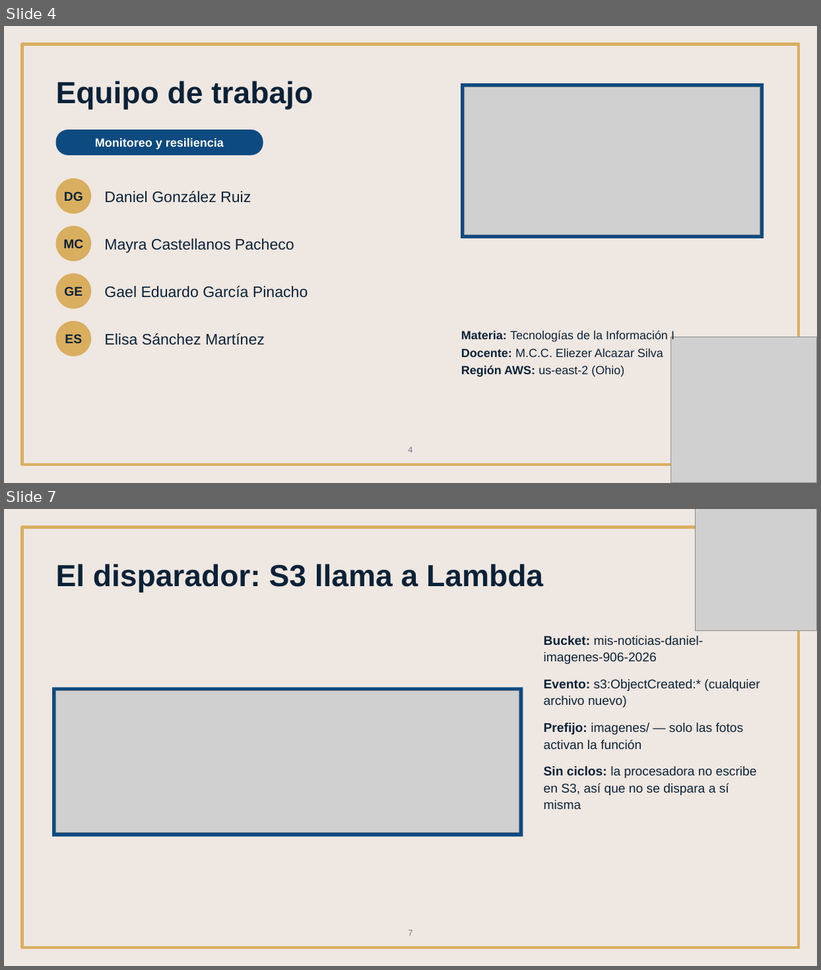
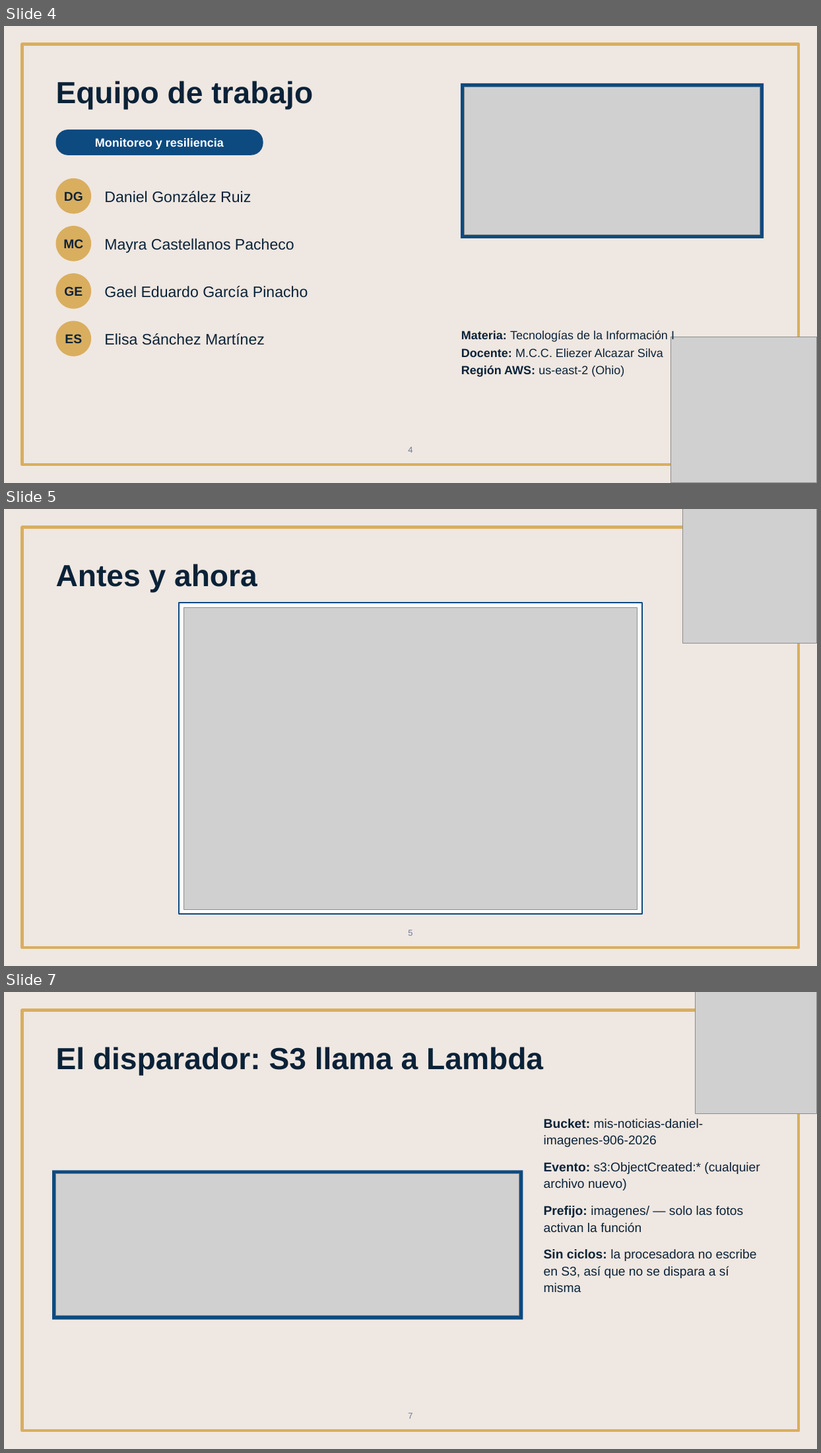
Before and after one commit to DannG04/GacetaUNSIS, a slide deck: entregables/01-Presentacion-Equipo3.pptx. Shown one above the other, each under a label of ours: slides 4 and 7 before the commit, slides 4, 5 and 7 after it; the slides between them are not shown. The pictures are 821x970 and 821x1453 pixels, drawn with LibreOffice and Linux fonts; fonts in the diff are those of the drawing; grey boxes stand for pictures. Boxes give left, top, right and bottom in pixels: in the first picture for what was removed or moved away, otherwise in the second. Text is boxed around its words. In the diff, an @@ line names an element or a change of style, - is before the commit and + after.

```diff
--- a/entregables/01-Presentacion-Equipo3.pptx
+++ b/entregables/01-Presentacion-Equipo3.pptx
@@ slide 5 added at (4,509,817,966), background #EFE7E1; not listed: 1 template element that a slide beside it also shows @@
@@ picture added at (683,509,817,643) @@
@@ title added at (56,564,257,593), 36 pt, text #0A2238, bold @@
+Antes y ahora
@@ rectangle added at (179,603,643,915), fill #FFFFFF, outline #0D4A80 1.5 pt @@
@@ picture added at (184,608,638,910) @@
@@ page number added at (408,930,413,936), 10 pt, text #6B7A90 @@
+5
```
Also in this commit, not shown: 10 slides changed, 1 other slide added, 2 slides removed, 17 other files.
